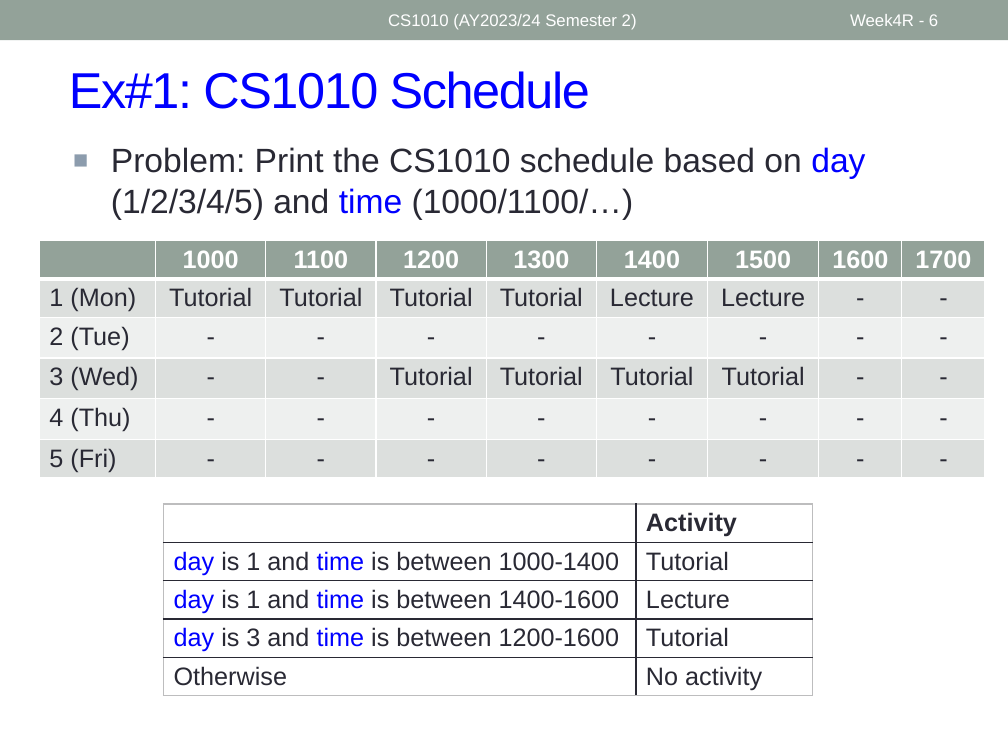
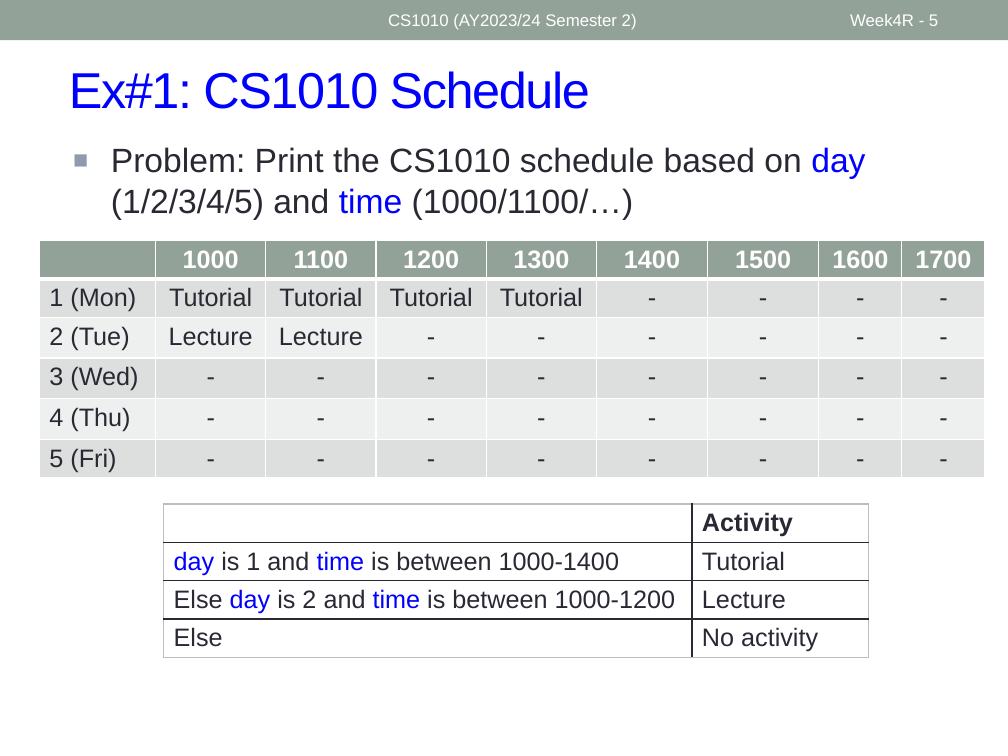
Before and after one commit to nus-cs1010-2425-s2/website, a slide deck: slide 5 of slides/Week4_Recap.pptx (slide 6 before the commit). Drawn at 1008x756 pixels with LibreOffice and Linux fonts; fonts in the diff are those of the drawing. Boxes give left, top, right and bottom in pixels: in the first picture for what was removed or moved away, otherwise in the second. Text is boxed around its words. In the diff, an @@ line names an element or a change of style, - is before the commit and + after.

```diff
--- a/slides/Week4_Recap.pptx
+++ b/slides/Week4_Recap.pptx
@@ table at (x1=39, y1=241, x2=982, y2=485) @@
-row 2, column 6: Lecture
+row 2, column 6: -
-row 2, column 7: Lecture
+row 2, column 7: -
-row 3, column 2: -
+row 3, column 2: Lecture
-row 3, column 3: -
+row 3, column 3: Lecture
-row 4: 3 (Wed) | - | - | Tutorial | Tutorial | Tutorial | Tutorial | - | -
+row 4: 3 (Wed) | - | - | - | - | - | - | - | -
@@ table at (x1=163, y1=504, x2=869, y2=665) @@
-row 3: day is 1 and time is between 1400-1600 | Lecture
-row 4: day is 3 and time is between 1200-1600 | Tutorial
-row 5: Otherwise | No activity
+row 3: Else day is 2 and time is between 1000-1200 | Lecture
+row 4: Else | No activity
@@ table resized from (x1=163, y1=504, x2=813, y2=706) to (x1=163, y1=504, x2=869, y2=665) @@
```
Also in this commit, not shown: 7 other slides changed, 4 other files.
